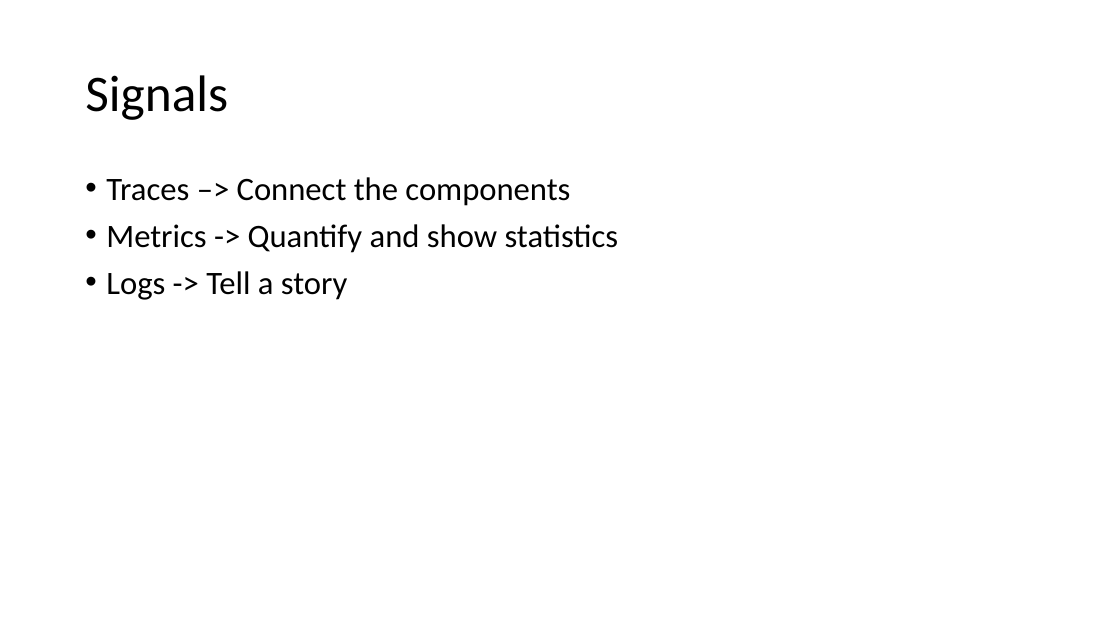
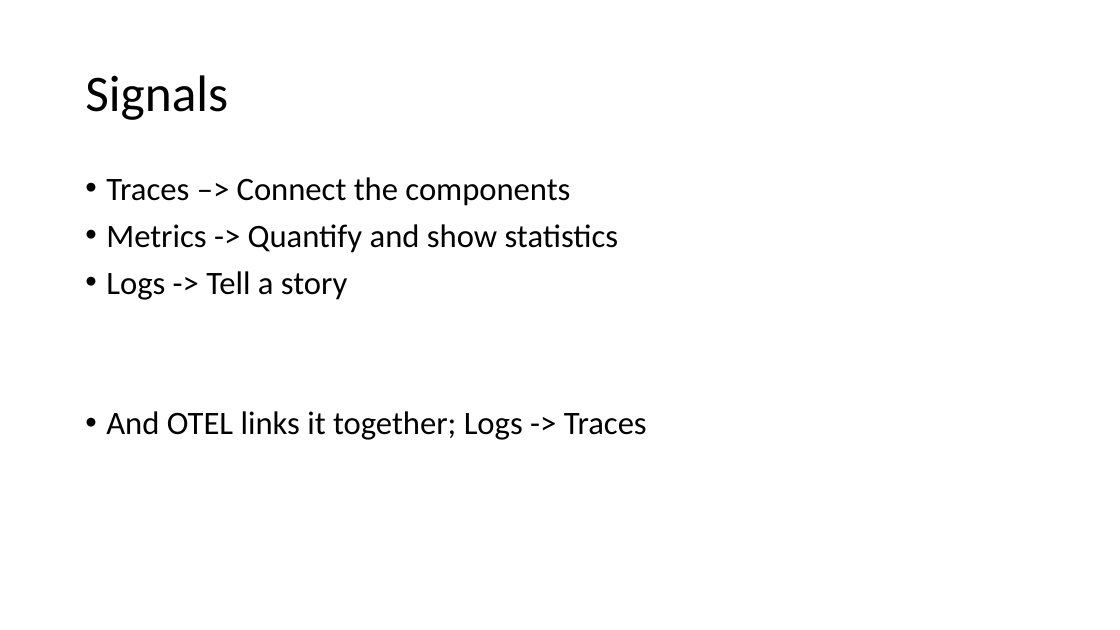
Before and after one commit to rogerhmar/OTEL-NDC-2024, a slide deck: slide 10 of observability.pptx (slide 9 before the commit). Drawn at 1120x630 pixels with LibreOffice and Linux fonts; fonts in the diff are those of the drawing. Boxes give left, top, right and bottom in pixels: in the first picture for what was removed or moved away, otherwise in the second. Text is boxed around its words. In the diff, an @@ line names an element or a change of style, - is before the commit and + after.

```diff
--- a/observability.pptx
+++ b/observability.pptx
@@ text at [106,411,647,440]: paragraph added @@
+• And OTEL links it together; Logs -> Traces
```
Also in this commit, not shown: 1 other slide changed, 2 slides added, 1 slide removed, 11 other files.
